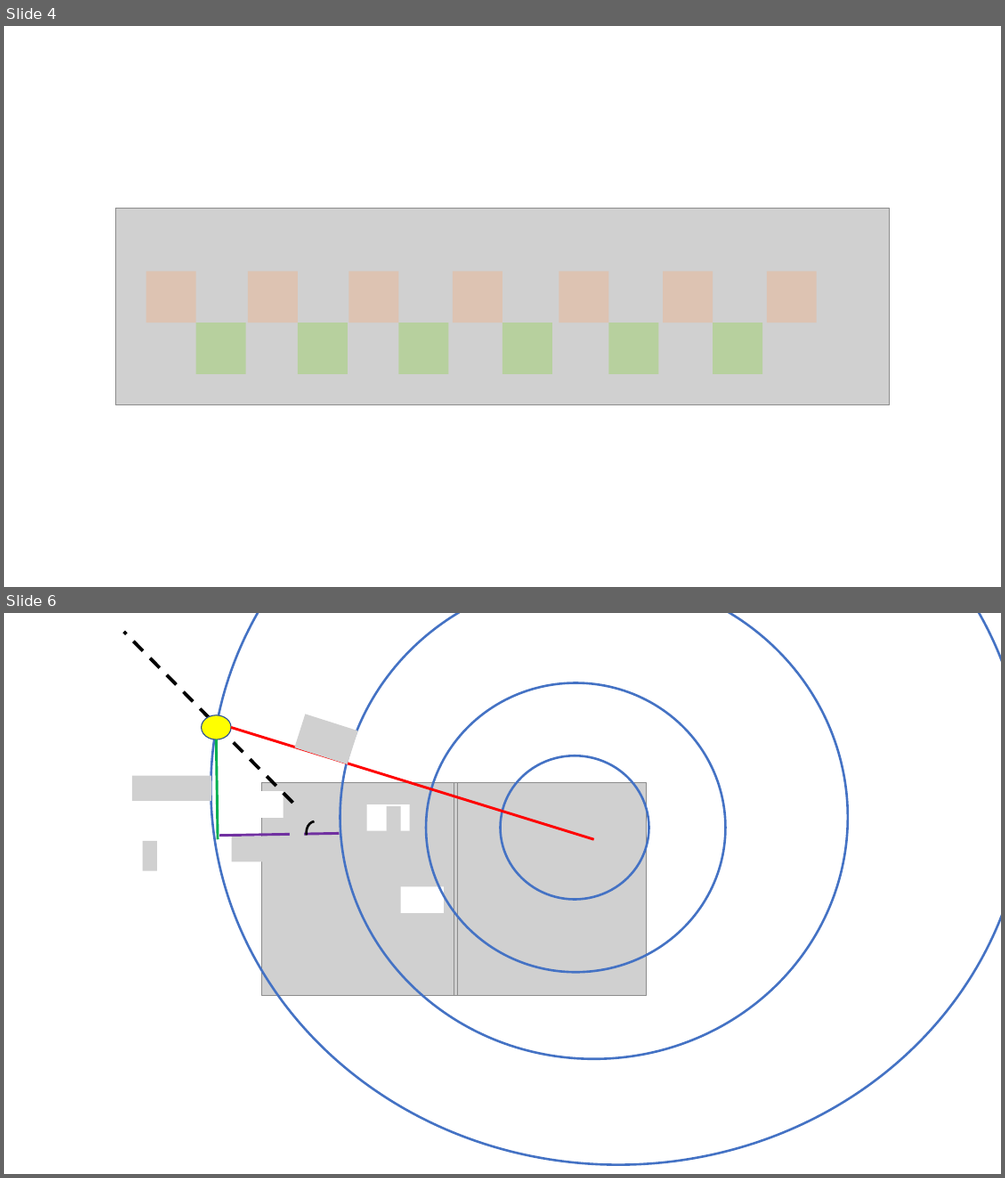
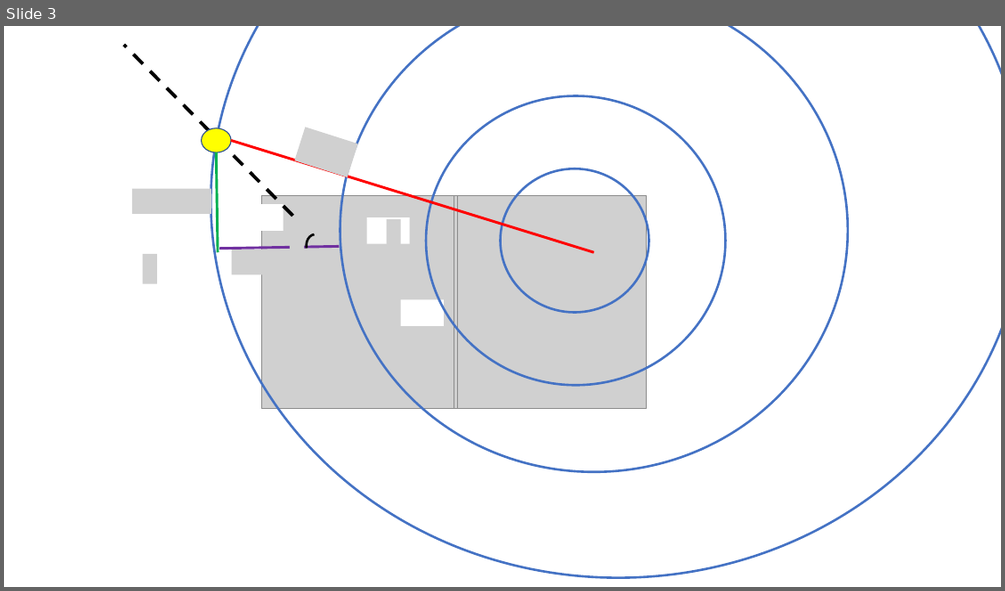
Before and after one commit to savchenko-physics/savchenko-physics.github.io, a slide deck: volunteer/Drawings.pptx. Shown one above the other, each under a label of ours: slides 4 and 6 before the commit, slide 3 after it; the slides between them are not shown. The pictures are 1005x1178 and 1005x591 pixels, drawn with LibreOffice and Linux fonts; fonts in the diff are those of the drawing; grey boxes stand for pictures. Boxes give left, top, right and bottom in pixels: in the first picture for what was removed or moved away, otherwise in the second. Text is boxed around its words. In the diff, an @@ line names an element or a change of style, - is before the commit and + after.

```diff
--- a/volunteer/Drawings.pptx
+++ b/volunteer/Drawings.pptx
@@ slide 4 removed at <box>4,26,1001,587</box>, background #FFFFFF @@
@@ picture removed at <box>116,208,890,404</box> @@
@@ rectangle removed at <box>146,272,196,323</box> @@
@@ rectangle removed at <box>248,272,298,323</box> @@
@@ rectangle removed at <box>348,272,399,323</box> @@
@@ rectangle removed at <box>453,272,502,323</box> @@
@@ rectangle removed at <box>558,272,609,323</box> @@
@@ rectangle removed at <box>663,272,713,323</box> @@
@@ rectangle removed at <box>767,272,817,323</box> @@
@@ rectangle removed at <box>196,323,246,375</box> @@
@@ rectangle removed at <box>298,323,348,375</box> @@
@@ rectangle removed at <box>399,323,449,375</box> @@
@@ rectangle removed at <box>502,323,553,375</box> @@
@@ rectangle removed at <box>609,323,659,375</box> @@
@@ rectangle removed at <box>713,323,763,375</box> @@
@@ what was slide 6 is now slide 3 @@
```
Also in this commit, not shown: 6 slides added, 13 other slides removed, 27 other files.
